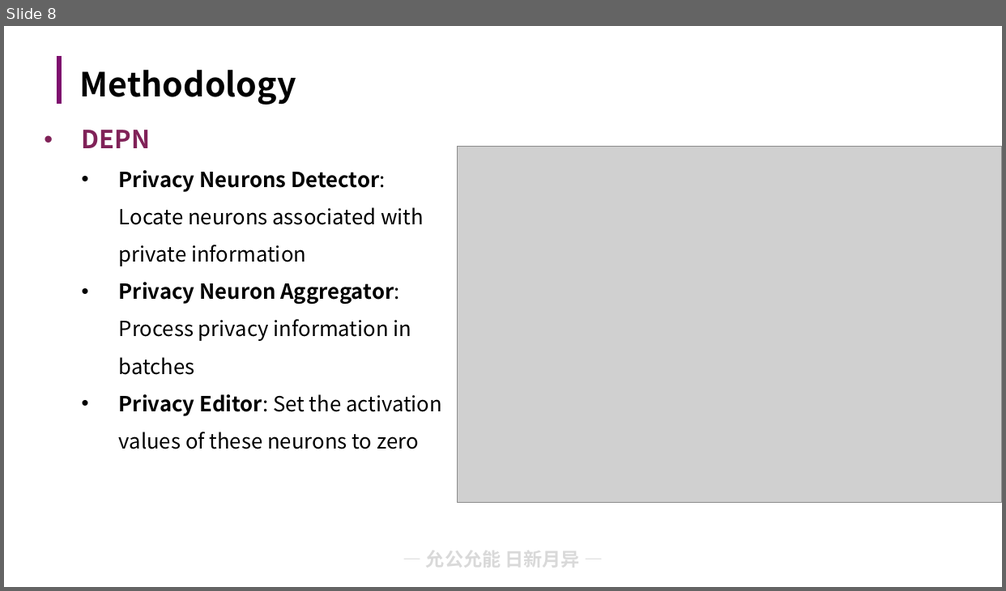
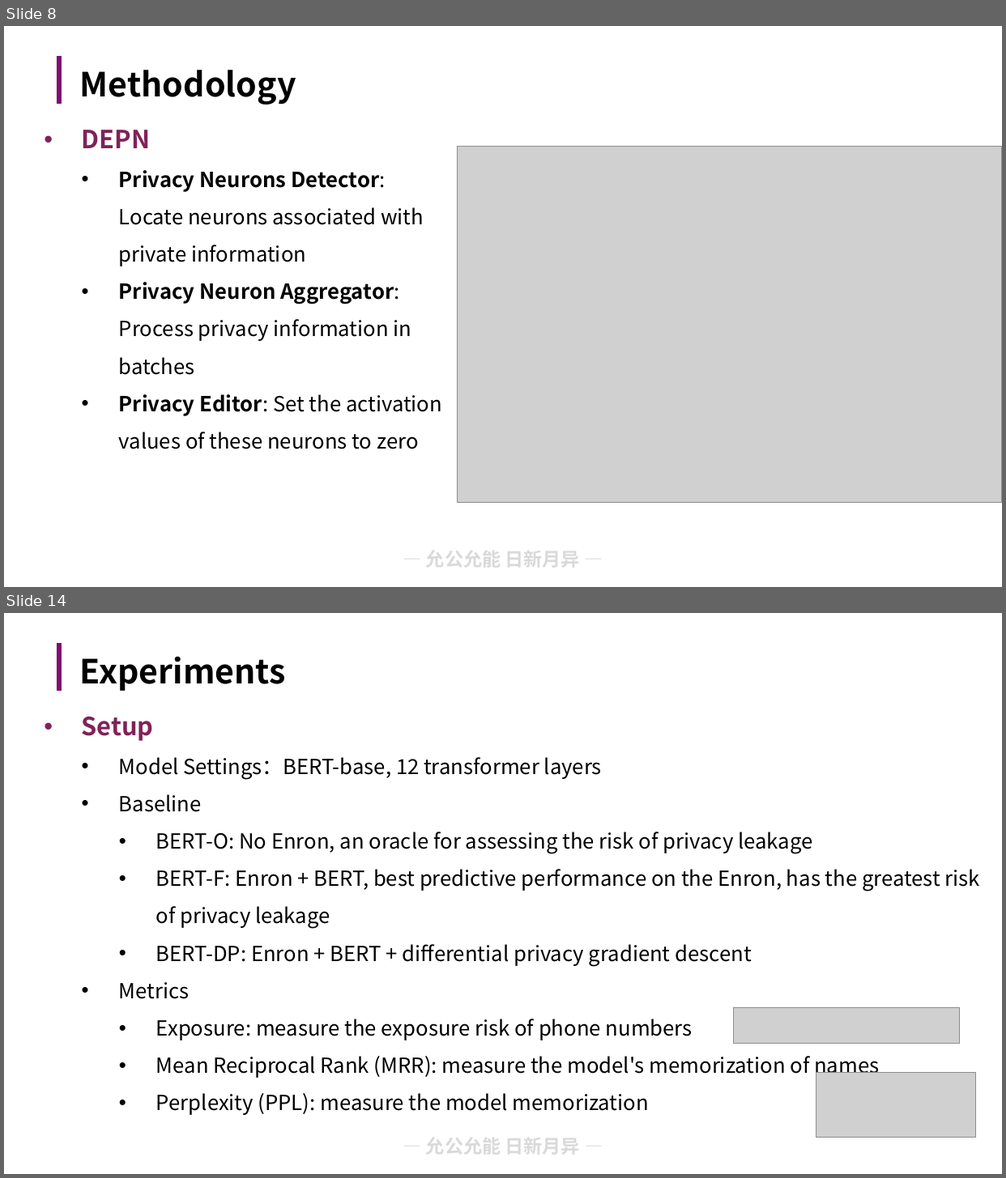
Before and after one commit to lxmliu2002/Data_Security, a slide deck: lab7/report/slides.pptx. Shown one above the other, each under a label of ours: slide 8 before the commit, slides 8 and 14 after it; the slides between them are not shown. The pictures are 1006x591 and 1006x1178 pixels, drawn with LibreOffice and Linux fonts; fonts in the diff are those of the drawing; grey boxes stand for pictures; background and template pictures are left out. Boxes give left, top, right and bottom in pixels: in the first picture for what was removed or moved away, otherwise in the second. Text is boxed around its words. In the diff, an @@ line names an element or a change of style, - is before the commit and + after.

```diff
--- a/lab7/report/slides.pptx
+++ b/lab7/report/slides.pptx
@@ slide 14 added at bbox=[4, 613, 1002, 1174], background #FFFFFF; not listed: 2 template elements that a slide beside it also shows @@
@@ title added at bbox=[80, 656, 286, 691], 32 pt, text #000000, bold @@
+Experiments
@@ text added at bbox=[82, 716, 980, 1115], 20 pt, text #000000 @@
+• Setup
+  • Model Settings：BERT-base, 12 transformer layers
+  • Baseline
+    • BERT-O: No Enron, an oracle for assessing the risk of privacy leakage
+    • BERT-F: Enron + BERT, best predictive performance on the Enron, has the greatest risk of privacy leakage
+    • BERT-DP: Enron + BERT + differential privacy gradient descent
+  • Metrics
+    • Exposure: measure the exposure risk of phone numbers
+    • Mean Reciprocal Rank (MRR): measure the model's memorization of names
+    • Perplexity (PPL): measure the model memorization
@@ picture added at bbox=[733, 1008, 959, 1044] @@
@@ picture added at bbox=[816, 1072, 976, 1138] @@
```
Also in this commit, not shown: 2 slides changed, 7 other slides added, 2 slides removed.
